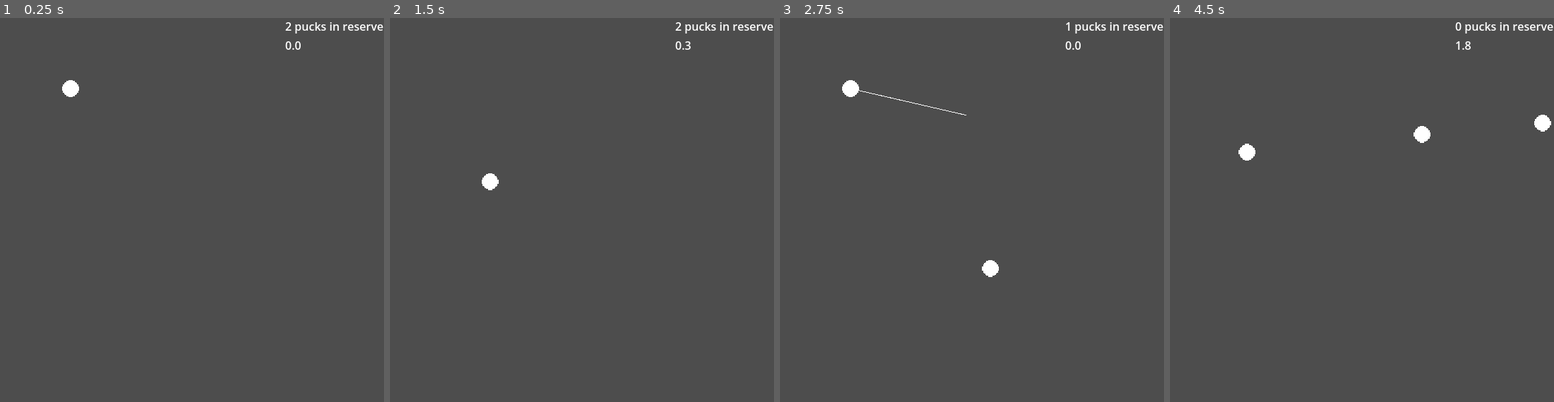
Above: before the commit, frames 1-4 (left to right).
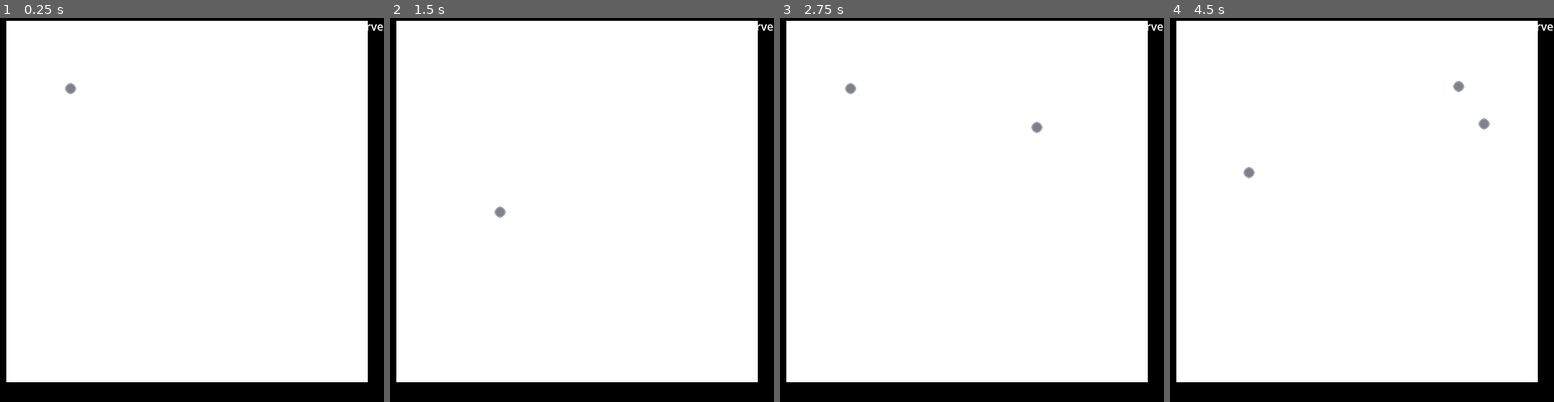
Above: after the commit, the same moments.

Repository: autumn-heights/levelherup-jam-2026
Game: Godot game, scene res://scenes/world.tscn
Two runs of this game, one before a commit and one after it. Both use one fixed random seed, a clock stepped at 60 frames per second and the inputs below.
Inputs (mouse positions are in pixels of both pictures, inside the frame that each line leads up to):
- Up to frame 1 (0.25 s): no input
- Up to frame 2 (1.5 s): tap Enter at 0.5 s; move the mouse to (666, 190) at 0.52 s; press the mouse at (666, 190) at 0.53 s; tap Space at 1.25 s; move the mouse to (505, 229) at 1.27 s; release the mouse at (505, 229) at 1.28 s; click (505, 229) at 1.35 s
- Up to frame 3 (2.75 s): move the mouse to (1010, 125) at 2.02 s; press the mouse at (1010, 125) at 2.03 s
- Up to frame 4 (4.5 s): move the mouse to (1342, 286) at 2.77 s; release the mouse at (1342, 286) at 2.78 s; click (1342, 286) at 2.85 s; move the mouse to (1477, 267) at 3.52 s; press the mouse at (1477, 267) at 3.53 s; move the mouse to (1246, 152) at 4.27 s; release the mouse at (1246, 152) at 4.28 s; click (1246, 152) at 4.35 s

The runs differ from the first frame. In frame 1, 100% of the frame differs, in the area x 0-100%, y 0-100%; in frame 2, 100%; in frame 3, 100%; in frame 4, 100%.

Commit message:
added a basic grid into the world

Diff:
--- a/fill-bucket-golf/scenes/puck.tscn
+++ b/fill-bucket-golf/scenes/puck.tscn
@@ -18,9 +18,7 @@
 
 [node name="Sprite2D" type="Sprite2D" parent="." unique_id=2111697780]
 texture_filter = 1
-scale = Vector2(1.5, 1.5)
 texture = ExtResource("1_gj0yh")
 
 [node name="CollisionShape2D" type="CollisionShape2D" parent="." unique_id=669082341]
-scale = Vector2(1.5, 1.5)
 shape = SubResource("CircleShape2D_h7q0l")
--- a/fill-bucket-golf/scenes/thrower.gd
+++ b/fill-bucket-golf/scenes/thrower.gd
@@ -5,7 +5,7 @@
 const BAR_OFFSET = 2;
 
 @export var MIN_FORCE = 30;
-@export var MAX_FORCE = 1200
+@export var MAX_FORCE = 1600;
 
 
 var current_angle = 0;
--- a/fill-bucket-golf/scenes/world.tscn
+++ b/fill-bucket-golf/scenes/world.tscn
@@ -2,6 +2,7 @@
 
 [ext_resource type="PackedScene" uid="uid://dk07oynjb2ec6" path="res://scenes/thrower.tscn" id="1_nnsk1"]
 [ext_resource type="Script" uid="uid://bjhrjeia7dlr7" path="res://scenes/world.gd" id="1_rwgxs"]
+[ext_resource type="PackedScene" uid="uid://jfyb1eprsq0q" path="res://World/LevelGrid.tscn" id="2_4wyf3"]
 
 [sub_resource type="RectangleShape2D" id="RectangleShape2D_drnfr"]
 size = Vector2(600, 90)
@@ -84,3 +85,5 @@
 
 [node name="WaitTimer" type="Timer" parent="CanvasLayer/GridContainer/WaitTimerLabel" unique_id=1118882029]
 one_shot = true
+
+[node name="LevelGrid" parent="." unique_id=742980925 instance=ExtResource("2_4wyf3")]
Binary file changed: fill-bucket-golf/ART/ball-export.png
